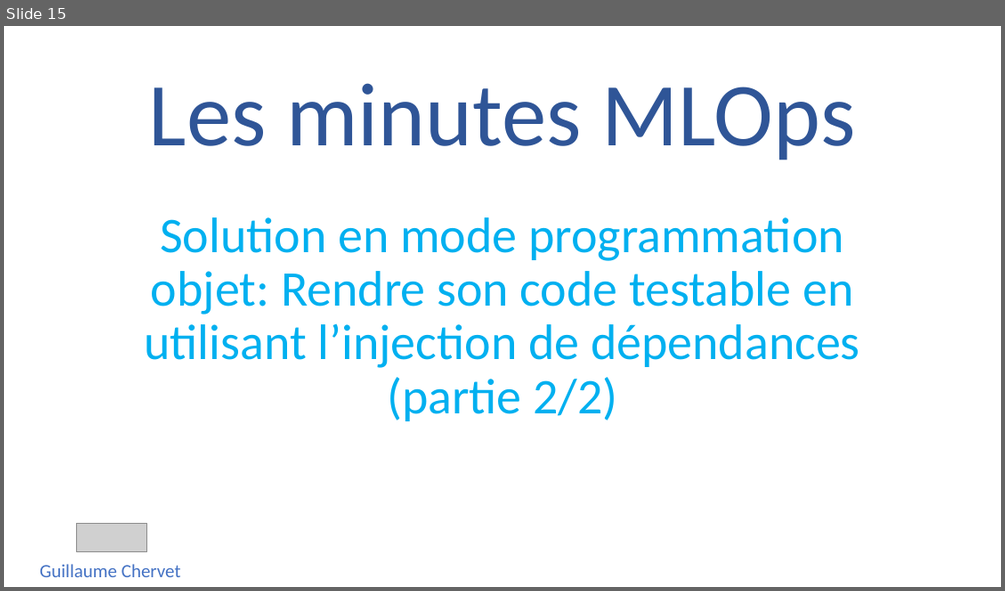
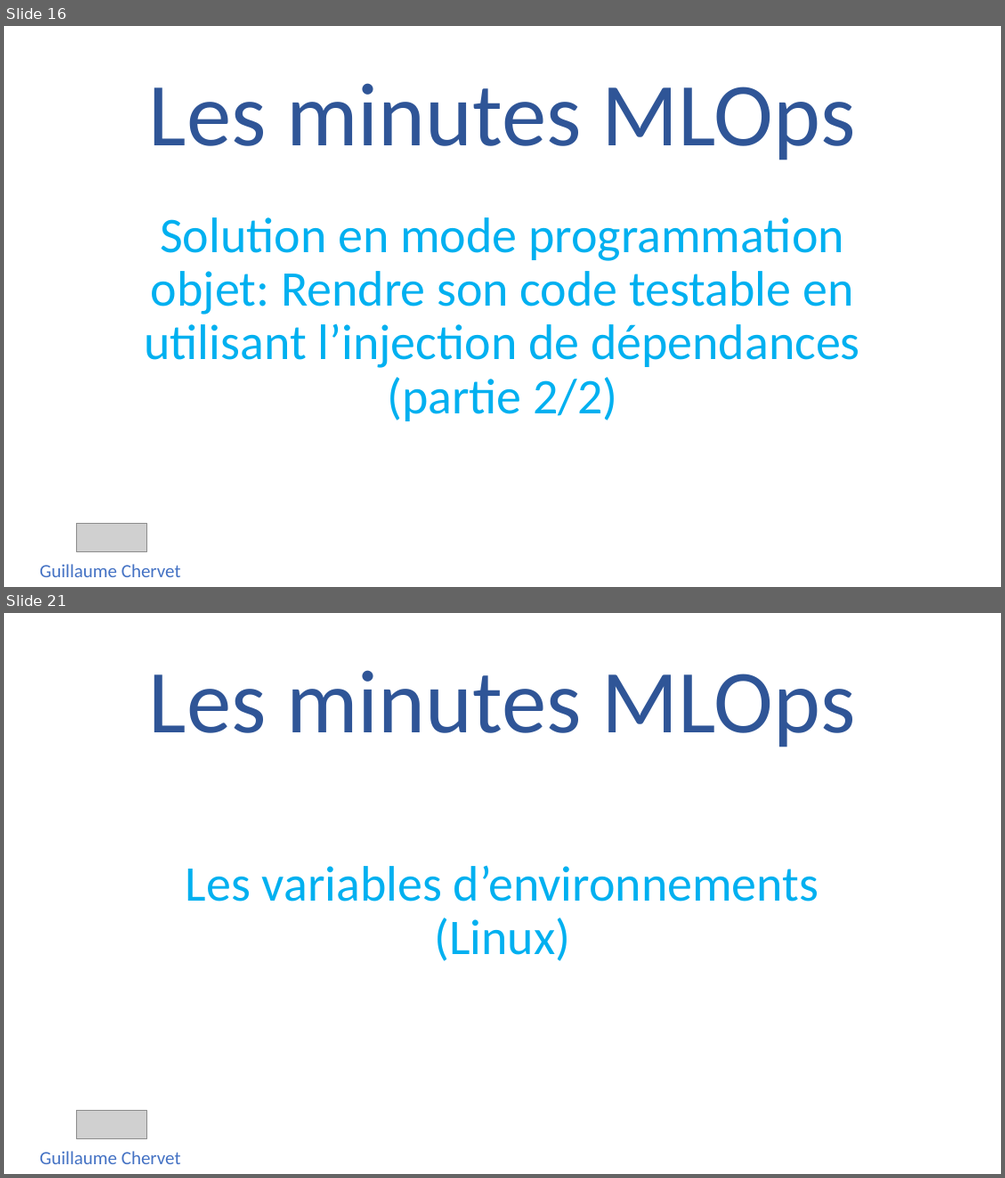
Before and after one commit to guillaume-chervet/Les-Minutes-MLOps, a slide deck: Les minutes MLOps.pptx. Shown one above the other, each under a label of ours: slide 15 before the commit, slides 16 and 21 after it; the slides between them are not shown. The pictures are 1005x591 and 1005x1178 pixels, drawn with LibreOffice and Linux fonts; fonts in the diff are those of the drawing; grey boxes stand for pictures. Boxes give left, top, right and bottom in pixels: in the first picture for what was removed or moved away, otherwise in the second. Text is boxed around its words. In the diff, an @@ line names an element or a change of style, - is before the commit and + after.

Commit message:
feat(MLOPs): add episodes

```diff
--- a/Les minutes MLOps.pptx
+++ b/Les minutes MLOps.pptx
@@ slide 21 added at <box>4,613,1001,1174</box>, background #FFFFFF @@
@@ title added at <box>149,670,856,747</box>, 86.4 pt, text #2F5597 @@
+Les minutes MLOps
@@ subtitle added at <box>186,865,818,961</box>, 48 pt, text #00B0F0 @@
+Les variables d’environnements (Linux)
@@ picture added at <box>76,1111,146,1139</box> @@
@@ text added at <box>40,1151,181,1164</box>, 18 pt, text #4472C4 @@
+Guillaume Chervet
@@ what was slide 15 is now slide 16 @@
```
Also in this commit, not shown: 15 other slides added, 3 other files.
